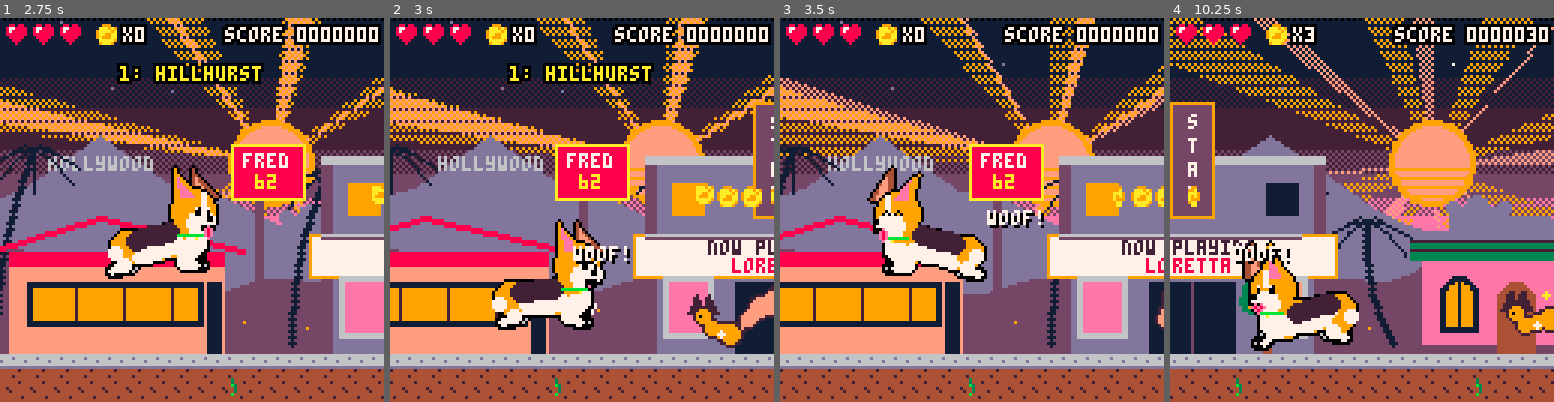
Above: before the commit, frames 1-4 (left to right).
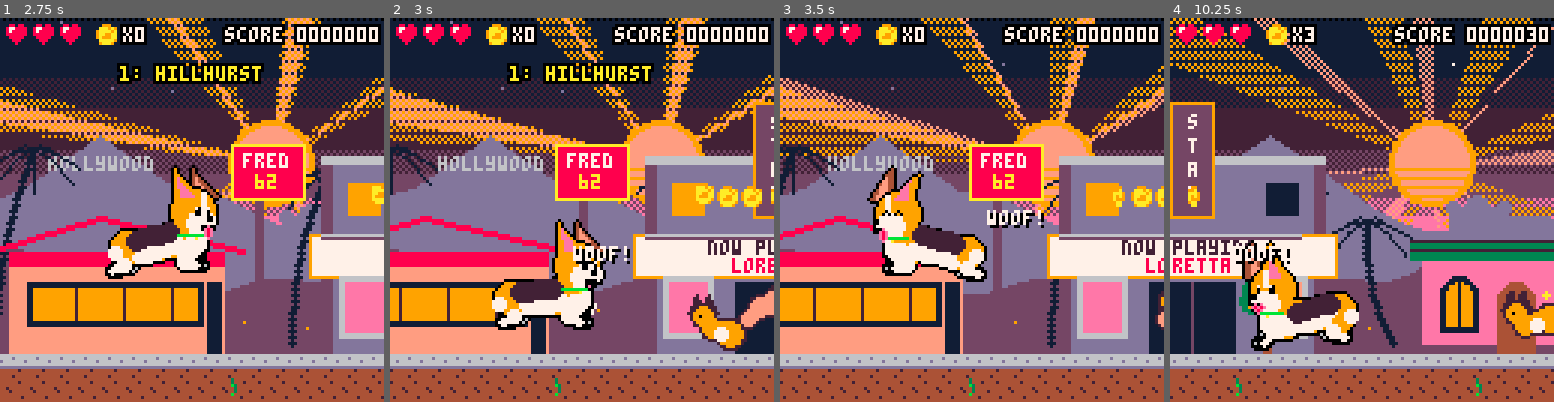
Above: after the commit, the same moments.

Repository: drachis/carts
Game: PICO-8 cartridge proj/loretta/loretta.p8
Same seed, same stepped clock (60 frames per second), same inputs: the game is played once before the commit and once after it.
Inputs:
- Up to frame 1 (2.75 s): tap X (X key) at 0.33, 1.07, 1.85 s; tap O (Z key) at 0.7, 1.7, 2.1, 2.5 s; hold Right 1.6-2.1 s; hold Up 2.15-2.42 s; hold Right from 2.47 s (still down)
- Up to frame 2 (3 s): keep holding Right; tap O (Z key) at 2.9 s; tap X (X key) at 2.97 s
- Up to frame 3 (3.5 s): release Right at 3.03 s; hold Left from 3.08 s (still down); tap O (Z key) at 3.3 s
- Up to frame 4 (10.25 s): release Left at 3.58 s; hold Down 3.63-3.97 s; tap O (Z key) every 0.4 s from 3.7 to 10.1 s; hold Right 4.02-4.68 s; tap X (X key) every 1.12 s from 4.08 to 9.67 s; hold Up 4.73-5.03 s; hold Left 5.08-5.68 s; hold Down 5.73-6.03 s; hold Right 6.08-6.58 s; hold Right 6.63-7.13 s; hold Up 7.18-7.45 s; hold Right 7.5-8.07 s; hold Left 8.12-8.62 s; hold Down 8.67-9 s; hold Right 9.05-9.72 s; hold Up 9.77-10.07 s; hold Left from 10.12 s (still down)

Frame 1 is identical in both runs. In frame 2, 0.6% of the frame differs, in the area x 78-93%, y 74-87%; in frame 3, less than 0.1%; in frame 4, 0.5%.

Commit message:
loretta: plumper squirrel balls and head
Co-Authored-By: Claude Opus 5.5 <noreply@anthropic.com>

Diff:
--- a/proj/loretta/things.lua
+++ b/proj/loretta/things.lua
@@ -198,12 +198,12 @@
   tri(head_x+ear-3,head_y-1,head_x+ear+3,head_y-1,head_x+ear,head_y-8,2)
  end
  for pass=0,1 do
-  circfill(back_x,back_y,5-air-pass,2+pass*7)
-  circfill(mid_x,(front_y+back_y)/2,3-pass,2+pass*7)
-  circfill(front_x,front_y,4-air-pass,2+pass*7)
-  circfill(head_x,head_y,3-pass,2+pass*7)
- end
- circfill(mid_x,(front_y+back_y)/2+1,1,7)
+  circfill(back_x,back_y,6-air-pass,2+pass*7)
+  circfill(mid_x,(front_y+back_y)/2,4-pass,2+pass*7)
+  circfill(front_x,front_y,5-air-pass,2+pass*7)
+  circfill(head_x,head_y,4-pass,2+pass*7)
+ end
+ circfill(mid_x,(front_y+back_y)/2+1,2,7)
  pset(head_x+dir,head_y,0)
 end
 
